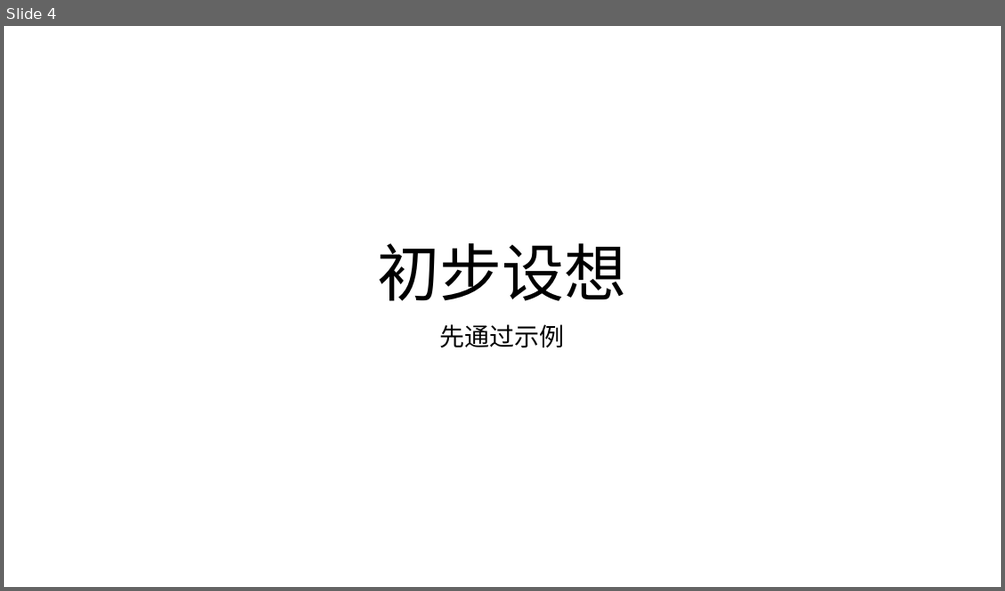
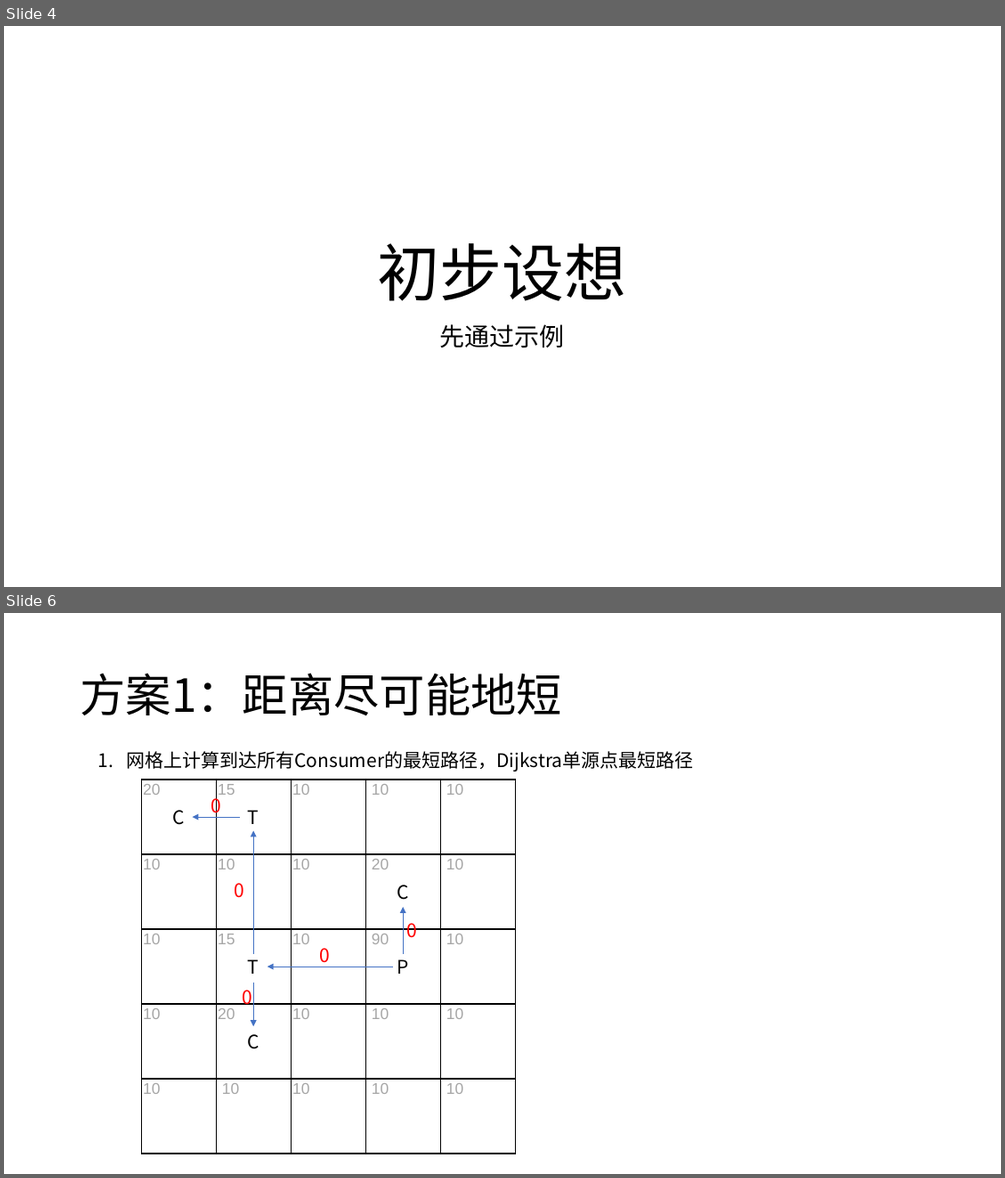
Before and after one commit to HuangDDU/hzy_algorithm, a slide deck: huawei/示例输入输出.pptx. Shown one above the other, each under a label of ours: slide 4 before the commit, slides 4 and 6 after it; the slides between them are not shown. The pictures are 1005x591 and 1005x1178 pixels, drawn with LibreOffice and Linux fonts; fonts in the diff are those of the drawing. Boxes give left, top, right and bottom in pixels: in the first picture for what was removed or moved away, otherwise in the second. Text is boxed around its words. In the diff, an @@ line names an element or a change of style, - is before the commit and + after.

```diff
--- a/huawei/示例输入输出.pptx
+++ b/huawei/示例输入输出.pptx
@@ slide 6 added at bbox=[4, 613, 1001, 1174], background #FFFFFF @@
@@ title added at bbox=[80, 673, 562, 716], 44 pt, text #000000 @@
+方案1：距离尽可能地短
@@ text added at bbox=[126, 751, 693, 771], 18 pt, text #000000 @@
+1. 网格上计算到达所有Consumer的最短路径，Dijkstra单源点最短路径
@@ text added at bbox=[143, 784, 463, 1094], 15 pt, text #A6A6A6 @@
+20 15 10 10 10
+10 10 10 20 10
+10 15 10 90 10
+10 20 10 10 10
+10 10 10 10 10
@@ text added at bbox=[211, 794, 222, 817], 18 pt, text #FF0000 @@
+0
@@ text added at bbox=[235, 883, 245, 898], 18 pt, text #FF0000 @@
+0
@@ text added at bbox=[407, 923, 418, 938], 18 pt, text #FF0000 @@
+0
@@ text added at bbox=[320, 948, 331, 963], 18 pt, text #FF0000 @@
+0
@@ group added at bbox=[142, 779, 516, 1153]: 25 rectangles, 5 arrows @@
+C
+T
+C
+T
+P
+C
@@ text added at bbox=[242, 989, 252, 1005], 18 pt, text #FF0000 @@
+0
```
Also in this commit, not shown: 1 slide changed, 3 other files.
